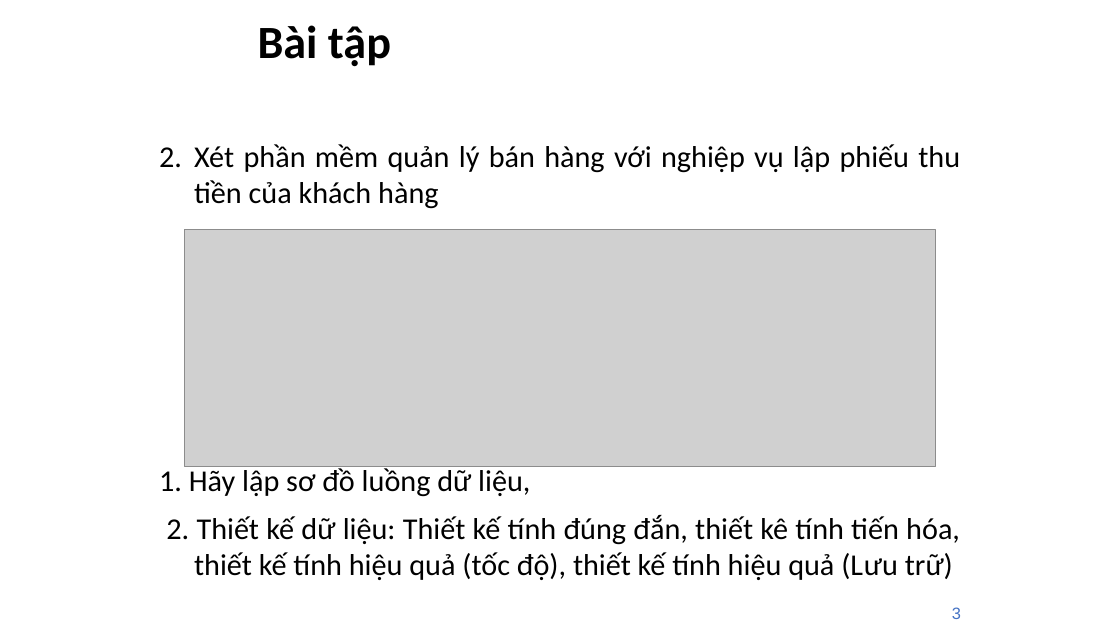
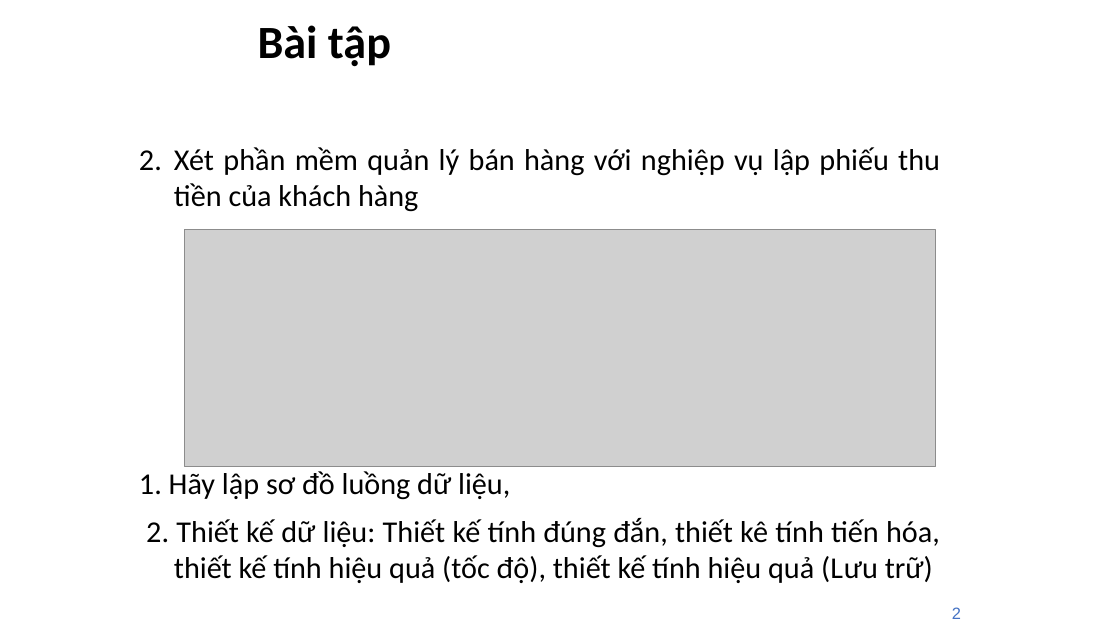
Before and after one commit to punzloser/SQL-Files, a slide deck: slide 2 of CNPM/BÀI TẬP LÀM THÊM.pptx (slide 3 before the commit). Drawn at 1120x630 pixels with LibreOffice and Linux fonts; fonts in the diff are those of the drawing; grey boxes stand for pictures. Boxes give left, top, right and bottom in pixels: in the first picture for what was removed or moved away, otherwise in the second. Text is boxed around its words. In the diff, an @@ line names an element or a change of style, - is before the commit and + after.

```diff
--- a/CNPM/BÀI TẬP LÀM THÊM.pptx
+++ b/CNPM/BÀI TẬP LÀM THÊM.pptx
@@ text "Xét phần mềm quản lý ...": place and size @@
-text "Xét phần mềm quản lý ..." at [159,144,960,580]
+text "Xét phần mềm quản lý ..." at [139,147,940,583]
@@ page number at [952,607,961,619]: text changed @@
-3
+2
```
Also in this commit, not shown: 1 other slide changed, 1 slide removed, 2 other files.
